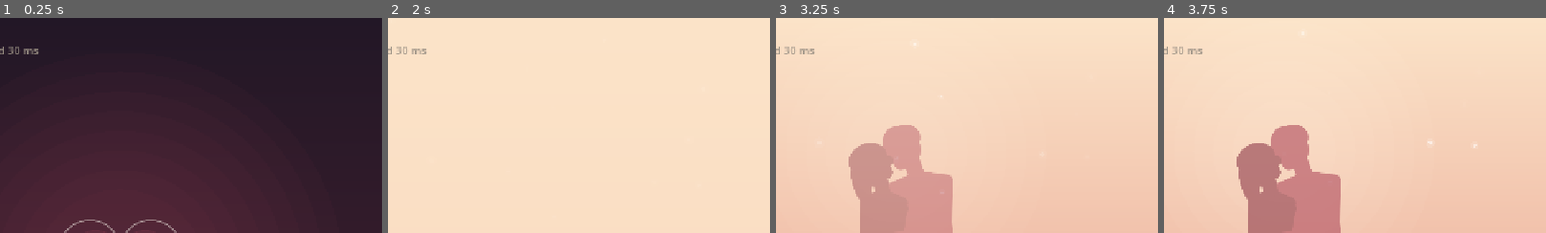
Above: before the commit, frames 1-4 (left to right).
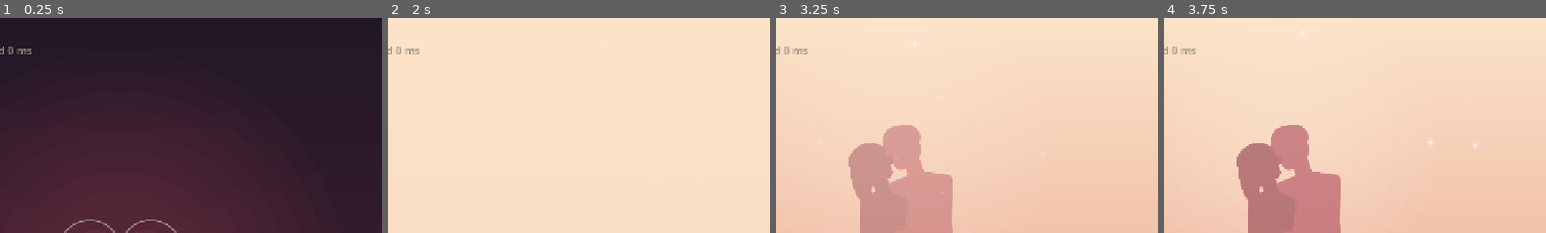
Above: after the commit, the same moments.

Repository: dsickles/Threshold
Game: Godot game, scene res://scenes/chapters/partner/partner.tscn
Two runs of this game, one before a commit and one after it. Both use one fixed random seed, a clock stepped at 60 frames per second and the inputs below. This scene is started directly instead of the project's main scene. Sound files missing from this copy of the repository are replaced by a short silence.
Inputs (mouse positions are % of the whole screen's width and height, from its top left):
- Up to frame 1 (0.25 s): no input
- Up to frame 2 (2 s): tap Enter at 0.5 s; move the mouse to (72, 45) at 0.52 s; click (72, 45) at 0.67 s; tap Space at 1.25 s; move the mouse to (30, 55) at 1.27 s; click (30, 55) at 1.42 s
- Up to frame 3 (3.25 s): move the mouse to (60, 28) at 2.02 s; click (60, 28) at 2.17 s; move the mouse to (45, 70) at 2.77 s; click (45, 70) at 2.92 s
- Up to frame 4 (3.75 s): move the mouse to (80, 65) at 3.52 s; click (80, 65) at 3.67 s
The pictures show only the part of the screen within x 34-84%, y 0-50%; the shares and areas given below are measured in that part.

The runs differ from the first frame. In frame 1, 0.2% of the frame differs, in the area x 2-11%, y 13-17%; in frame 2, 0.1%; in frame 3, 0.1%; in frame 4, 0.1%.

Commit message:
Partner: hearts land where a tap on time lands, no lead
Dan's test info on AirPods read a sound delay of -43 ms and hits averaging
-26 ms: his taps were on time, but with the 30 ms lead the hearts reached
the centre about 70 ms before them, so beats felt late.

Co-Authored-By: Claude Opus 5.5 (1M context) <noreply@anthropic.com>
Claude-Session: https://claude.ai/code/session_0163xH4XRYdHcSjt4CmHkq4N

Diff:
--- a/game/scenes/chapters/partner/partner.gd
+++ b/game/scenes/chapters/partner/partner.gd
@@ -68,12 +68,12 @@
 const CALIBRATION_WINDOW := 0.400
 const MAX_SOUND_DELAY := 0.400
 # Falling hearts reach the centre this long before a tap on time would land
-# (the note, plus the sound delay the intro's taps found). Dan, 2026-10-22: on
-# that time exactly, "I wanted to do the beats a tiny bit earlier than when
-# they landed"; on the heard time with no sound delay, still "a little late";
-# 60 ms ahead of the heard time, "even more off" from the first tap. Keeping
-# the sound delay in also follows headphones, which the browser can't time.
-const HEART_LEAD := 0.030
+# (the note, plus the sound delay the intro's taps found). Dan, 2026-10-22,
+# on AirPods: with 30 ms, his test info read "Sound delay: -43 ms ... Hits
+# after the intro: average -26 ms" and many beats felt "like I'm too late":
+# the hearts landed about 70 ms before his taps. So none; the sound delay
+# alone puts them where he taps.
+const HEART_LEAD := 0.0
 const MIN_CALIBRATION_TAPS := 3
 const LAUGH_GAP := 4.0  # At most one laugh every 2 bars.
 const RING_SIZE := 0.13  # The heart's half-height, as a share of the screen's shorter side.
